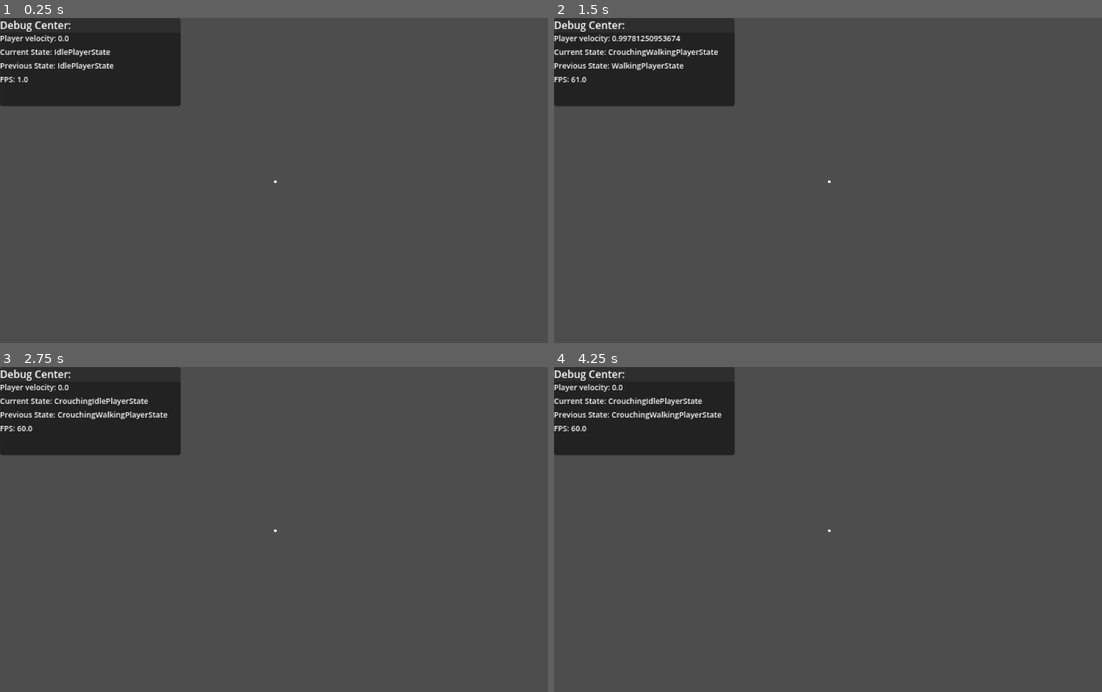
Above: before the commit, frames 1-4 (two rows, left to right).
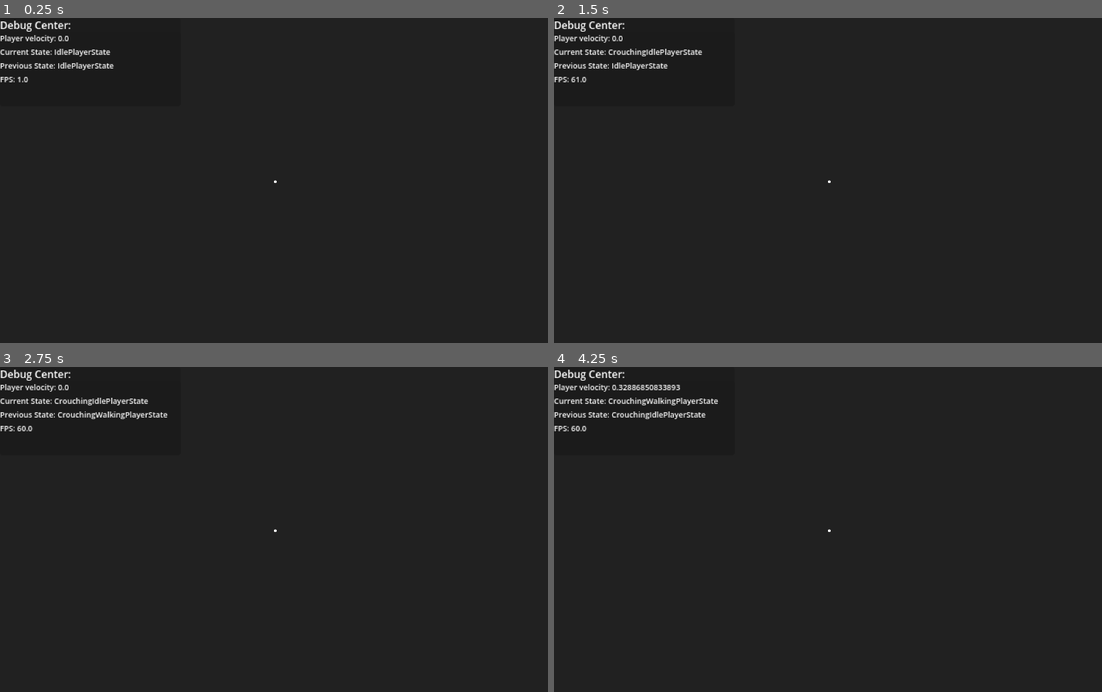
Above: after the commit, the same moments.

Repository: josecarlosn/lowpoly
Game: Godot game, scene res://Scenes/home_sweet_home.tscn
Same seed, same stepped clock (60 frames per second), same inputs: the game is played once before the commit and once after it.
Inputs (mouse positions are in pixels of both pictures, inside the frame that each line leads up to):
- Up to frame 1 (0.25 s): no input
- Up to frame 2 (1.5 s): tap Enter (ui_accept) at 0.5 s; move the mouse to (855, 180) at 0.52 s; hold W (ui_up) from 0.53 s (still down); tap E (use) at 0.6 s; click (855, 180) at 0.67 s; tap Space (jump) at 0.77 s; move the mouse to (800, 180) at 1.27 s; tap Ctrl (crouch) at 1.35 s
- Up to frame 3 (2.75 s): keep holding W (ui_up); tap Space (jump) at 1.52 s; tap E (use) at 1.55, 2.3 s; move the mouse to (284, 523) at 2.02 s; right-click (284, 523) at 2.1 s
- Up to frame 4 (4.25 s): keep holding W (ui_up); tap Enter (ui_accept) at 2.75, 3.5 s; move the mouse to (822, 536) at 2.77 s; tap Shift (sprint) at 2.85 s; click (822, 536) at 2.92 s; tap Space (jump) at 3.02, 3.77 s; tap E (use) at 3.05, 3.6 s; move the mouse to (866, 532) at 3.52 s

The runs differ from the first frame. In frame 1, 91% of the frame differs, in the area x 0-100%, y 0-100%; in frame 2, 92%; in frame 3, 91%; in frame 4, 92%.

Commit message:
fix: footsteps volumes

Diff:
--- a/Entities/Player/character_body_3d.gd
+++ b/Entities/Player/character_body_3d.gd
@@ -8,7 +8,8 @@
 @export var CROUCH_SPEED := 1
 @export var JUMP_VELOCITY := 2.5
 
-@export_range(1, 10, 0.1) var CROUCH_ANIMATION_SPEED = 5.0
+@export_range(1, 10, 0.1) var CROUCH_ANIMATION_SPEED = 1.0
+
 var SPEED := DEFAULT_SPEED
 
 var _is_crouching : bool = false
--- a/Entities/Player/player.tscn
+++ b/Entities/Player/player.tscn
@@ -186,8 +186,8 @@
 }
 
 [sub_resource type="AudioStreamRandomizer" id="AudioStreamRandomizer_avsg8"]
-random_pitch = 1.0148383
-random_volume_offset_db = 2.83
+random_pitch = 1.3348398
+random_volume_offset_db = 5.0
 streams_count = 3
 stream_0/stream = ExtResource("16_0poeq")
 stream_1/stream = ExtResource("17_ppdlg")
@@ -195,14 +195,14 @@
 
 [node name="Player" type="CharacterBody3D" unique_id=418249368]
 script = ExtResource("1_dqkch")
+CROUCH_ANIMATION_SPEED = 1.5
 
 [node name="head" type="Node3D" parent="." unique_id=1886020297]
 
 [node name="Camera3D" type="Camera3D" parent="head" unique_id=554054527]
 transform = Transform3D(1, 0, 0, 0, 1, 0, 0, 0, 1, 0, 1.5576072, -0.044962525)
 script = ExtResource("2_r8fok")
-bob_freq = 2.5
-bob_amp = 0.1
+bob_freq = 4.0
 
 [node name="interactRay" type="RayCast3D" parent="head/Camera3D" unique_id=1915562258]
 transform = Transform3D(-1, 0, -1.509958e-07, 0, 1, 0, 1.509958e-07, 0, -1, 0, 0, 0)
@@ -364,6 +364,8 @@
 spot_angle = 16.18
 spot_angle_attenuation = 1.7411014
 
+[node name="AudioListener3D" type="AudioListener3D" parent="head/Camera3D" unique_id=247782548]
+
 [node name="MeshInstance3D" type="MeshInstance3D" parent="head" unique_id=332987328]
 transform = Transform3D(1, 0, 0, 0, 1, 0, 0, 0, 1, 0, 1.2409587, 0)
 visible = false
@@ -441,7 +443,7 @@
 [node name="WoodStep" type="AudioStreamPlayer3D" parent="PlayerSounds" unique_id=683862867]
 stream = SubResource("AudioStreamRandomizer_avsg8")
 volume_db = 46.355
-pitch_scale = 2.0
+pitch_scale = 0.82
 bus = &"Steps"
 
 [node name="FloorTypeRay" type="RayCast3D" parent="." unique_id=2126515346]
--- a/Entities/Player/player_camera_3d.gd
+++ b/Entities/Player/player_camera_3d.gd
@@ -12,7 +12,7 @@
 @export var bob_freq = 3.0
 @export var bob_amp = 0.05
 @export var bob_on_time = 0.0
-@export var ZOOM_SPEED = 5.0
+@export var ZOOM_SPEED = 1.75
 @onready var ANIMATION_PLAYER: AnimationPlayer = $"../../AnimationPlayer"
 
 var target_head_rotation_y := 0.0
--- a/Scenes/home_sweet_home.tscn
+++ b/Scenes/home_sweet_home.tscn
@@ -2,6 +2,7 @@
 
 [ext_resource type="PackedScene" uid="uid://b3efs8ifbmvv2" path="res://Entities/Player/player.tscn" id="1_wb02u"]
 [ext_resource type="Shader" uid="uid://dn2wf012kfp64" path="res://object_ps1_shader.gdshader" id="2_6lvfm"]
+[ext_resource type="AudioStream" uid="uid://cswd4pwucdbgv" path="res://Scenes/home_sweet_home/geladeira vela.mp3" id="2_udhub"]
 [ext_resource type="Texture2D" uid="uid://f3v7281wbb8q" path="res://Terrains/Textures/wood/wood.png" id="3_dfwkk"]
 [ext_resource type="PackedScene" uid="uid://ccec72m7f0yss" path="res://Scenes/home_sweet_home/home.tscn" id="4_dfwkk"]
 
@@ -9,7 +10,7 @@
 render_priority = 0
 shader = ExtResource("2_6lvfm")
 shader_parameter/u_jitter_resolution = 192.0
-shader_parameter/u_affine_intensity = 0.0999999977648
+shader_parameter/u_affine_intensity = 0.01999999955296
 shader_parameter/u_affine_z_bias = 0.0005
 shader_parameter/texture_albedo = ExtResource("3_dfwkk")
 shader_parameter/albedo = Color(1, 1, 1, 1)
@@ -30,11 +31,12 @@
 shader_parameter/uv_offset = Vector2(0, 0)
 
 [sub_resource type="Environment" id="Environment_dfwkk"]
+background_energy_multiplier = 0.21
 
 [node name="Node3D" type="Node3D" unique_id=1942673489]
 
 [node name="Player" parent="." unique_id=418249368 instance=ExtResource("1_wb02u")]
-transform = Transform3D(1, 0, 0, 0, 1, 0, 0, 0, 1, -11.751103, -0.6107235, 4.280345)
+transform = Transform3D(1, 0, 0, 0, 1, 0, 0, 0, 1, -14.751103, -0.6107235, 0.28034496)
 visible = false
 
 [node name="CSGCombiner3D" type="CSGCombiner3D" parent="." unique_id=1209288182]
@@ -74,6 +76,14 @@
 transform = Transform3D(-4.371139e-08, 0, 1, 0, 1, 0, -1, 0, -4.371139e-08, -4.4250774, 0.5502156, -2.1685767)
 size = Vector3(0.53222656, 1.855896, 0.8590088)
 
+[node name="AudioStreamPlayer3D" type="AudioStreamPlayer3D" parent="CSGBox3D/CSGBox3D4" unique_id=152504571]
+stream = ExtResource("2_udhub")
+volume_db = -50.0
+pitch_scale = 0.92
+autoplay = true
+max_distance = 2.0
+playback_type = 1
+
 [node name="CSGBox3D5" type="CSGBox3D" parent="CSGBox3D" unique_id=2068389708]
 transform = Transform3D(1, 0, 0, 0, 1, 0, 0, 0, 1, -4.943899, 0.032308698, -0.70317596)
 size = Vector3(0.6303711, 0.76818085, 0.8437042)
@@ -104,7 +114,7 @@
 size = Vector3(6.404419, 0.10827929, 4.0728683)
 material = SubResource("ShaderMaterial_dfwkk")
 
-[node name="floor" type="CSGBox3D" parent="." unique_id=687782780]
+[node name="floor" type="CSGBox3D" parent="." unique_id=687782780 groups=["wood_floor"]]
 transform = Transform3D(1, 0, 0, -3.5527137e-15, 1, 0, 0, 0, 1, -0.18520355, -0.0004708767, 1.3179169)
 use_collision = true
 size = Vector3(7.929077, 0.5700742, 6.700226)
@@ -189,6 +199,7 @@
 
 [node name="OmniLight3D" type="OmniLight3D" parent="." unique_id=401452856]
 transform = Transform3D(0.99699354, 0.042354178, -0.064884484, -0.07551816, 0.7185984, -0.69131273, 0.01734591, 0.69413435, 0.7196365, -15.0583725, 0.9175277, 0.7902956)
+visible = false
 light_color = Color(0.99704367, 1, 0.79365075, 1)
 light_specular = 16.0
 shadow_enabled = true
@@ -199,3 +210,9 @@
 
 [node name="teste" parent="." unique_id=1560026623 instance=ExtResource("4_dfwkk")]
 transform = Transform3D(1, 0, 0, 0, 1, 0, 0, 0, 1, -15, 0, 1)
+
+[node name="OmniLight3D2" type="OmniLight3D" parent="." unique_id=1711072597]
+transform = Transform3D(1, 0, 0, 0, 1, 0, 0, 0, 1, -13, 2, 3)
+light_color = Color(1, 0.78879535, 0.51400995, 1)
+light_energy = 3.74
+shadow_enabled = true
--- a/default_bus_layout.tres
+++ b/default_bus_layout.tres
@@ -2,18 +2,18 @@
 
 [sub_resource type="AudioEffectReverb" id="AudioEffectReverb_j3pel"]
 resource_name = "Reverb"
-room_size = 0.11
-wet = 0.07
+room_size = 0.0
+wet = 0.15
 
 [sub_resource type="AudioEffectEQ10" id="AudioEffectEQ10_j3pel"]
 resource_name = "EQ10"
 band_db/31_hz = -60.0
-band_db/62_hz = -60.0
-band_db/125_hz = -60.0
-band_db/250_hz = -60.0
-band_db/500_hz = -60.0
-band_db/1000_hz = -9.0
-band_db/2000_hz = -41.5
+band_db/62_hz = -45.8
+band_db/125_hz = -26.4
+band_db/250_hz = -20.0
+band_db/500_hz = -27.6
+band_db/1000_hz = -42.9
+band_db/2000_hz = -52.4
 band_db/4000_hz = -60.0
 band_db/8000_hz = -60.0
 band_db/16000_hz = -60.0
@@ -23,7 +23,7 @@
 bus/1/solo = false
 bus/1/mute = false
 bus/1/bypass_fx = false
-bus/1/volume_db = 6.0199986
+bus/1/volume_db = -7.6307178
 bus/1/send = &"Master"
 bus/1/effect/0/effect = SubResource("AudioEffectReverb_j3pel")
 bus/1/effect/0/enabled = true
--- a/project.godot
+++ b/project.godot
@@ -19,6 +19,10 @@
 config/features=PackedStringArray("4.6", "Forward Plus")
 config/icon="res://icon.svg"
 
+[audio]
+
+buses/default_bus_layout="uid://de1ebusacmkpt"
+
 [autoload]
 
 Global="*res://Globals/Scripts/Global.gd"
@@ -27,11 +31,13 @@
 
 window/size/viewport_width=1280
 window/size/viewport_height=760
+window/size/mode=3
 window/size/initial_position_type=3
 window/size/resizable=false
 window/size/borderless=true
 window/stretch/mode="viewport"
 window/stretch/aspect="keep_height"
+window/vsync/vsync_mode=0
 
 [editor_plugins]
 
Not shown, added: Scenes/home_sweet_home/geladeira vela.mp3.import
Not shown, added: Scenes/home_sweet_home/geladeira vela.mp3
